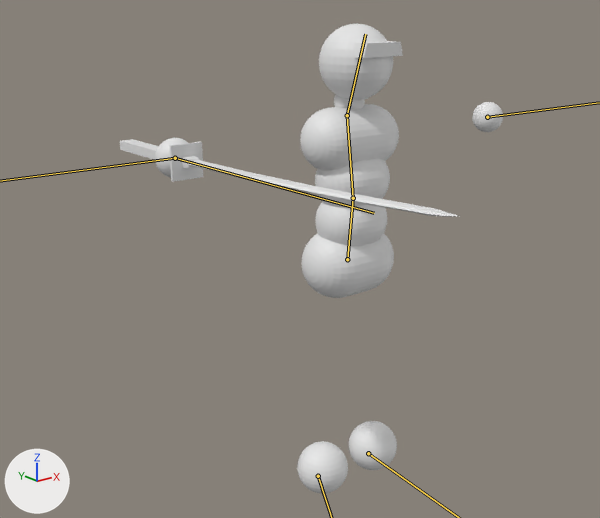
One commit to the glTF model assets/models/simple_combat_char.glb: the scene before it, then after it.
One viewpoint serves both versions: a camera (50 mm lens) standing at (-1.98, -2.17, 1.84) and looking at (-0.27, -0.03, 0.98). Arrows for +X, +Y and +Z are at lower left; the lights stay in place. The older version comes first. The bones that change are drawn over the model as lines.

Names of what the first picture shows: 'Body', 'Sword'.
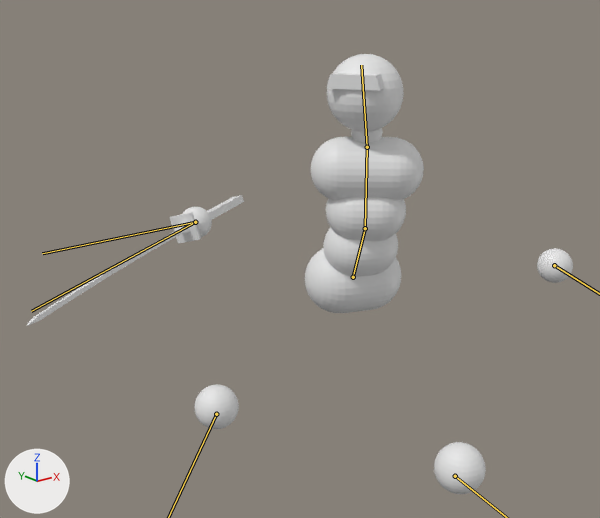
The newer file adds an action. The first version stands in its rest pose; the second is drawn at frame 8 of the action 'Awareness_suspicion_begin'.

Changed parts and their boxes (x1, y1, x2, y2) in the pictures (600 x 518 px):
'Body', posed (12% wider, 6% shorter): before (155, 24, 503, 494); after (183, 54, 573, 494)
'Sword', posed (36% narrower, 67% taller): before (120, 139, 458, 217); after (27, 195, 244, 326)
bone 'Lower back', root to tip: before (347, 259) to (353, 198); after (353, 277) to (365, 228)
bone 'Upper back', root to tip: before (353, 198) to (347, 115); after (365, 228) to (367, 147)
bone 'Head', root to tip: before (347, 115) to (365, 34); after (367, 147) to (361, 65)
bone 'Sword attachment', root to tip: before (175, 158) to (374, 213); after (195, 222) to (31, 311)

What the commit changed:
Bone 'Lower back' (bone_lower_back) moves from (0.0, 0.0, 0.0) to (-0.028, -0.073, -0.007).
Bone 'Lower back' (bone_lower_back) turns from (0, 0, 0) to (-20, -20, -2) degrees about its own x, y and z.
Bone 'Upper back' (bone_upper_back) turns from (0, 0, 0) to (11, -20, -4) degrees about its own x, y and z.
Bone 'Head' (bone_head) turns from (0, 0, 0) to (11, -18, -9) degrees about its own x, y and z.
Bone 'Hand.L' (bone_hand_l) moves from (0.0, 0.0, 0.0) to (-0.441, -0.258, -0.547).
Bone 'Hand.L' (bone_hand_l) turns from (0, 0, 0) to (-30, 20, 26) degrees about its own x, y and z.
Bone 'Foot.L' (bone_foot_l) moves from (0.0, 0.0, 0.0) to (0.149, 0.336, -0.001).
Bone 'Foot.L' (bone_foot_l) turns from (0, 0, 0) to (-7, 3, 0) degrees about its own x, y and z.
Bone 'Hand.R' (bone_hand_r) moves from (0.0, 0.0, 0.0) to (-0.358, -0.354, -0.48).
Bone 'Hand.R' (bone_hand_r) turns from (0, 0, 0) to (-66, 13, 11) degrees about its own x, y and z.
Bone 'Foot.R' (bone_foot_r) moves from (0.0, 0.0, 0.0) to (0.231, -0.562, 0.303).
Bone 'Foot.R' (bone_foot_r) turns from (0, 0, 0) to (32, 13, 6) degrees about its own x, y and z.
Bone 'Sword attachment' (bone_sword_attachment) moves from (0.0, 0.0, 0.0) to (0.354, -0.48, 0.358).
Bone 'Sword attachment' (bone_sword_attachment) turns from (0, 0, 0) to (5, 17, 68) degrees about its own x, y and z.
